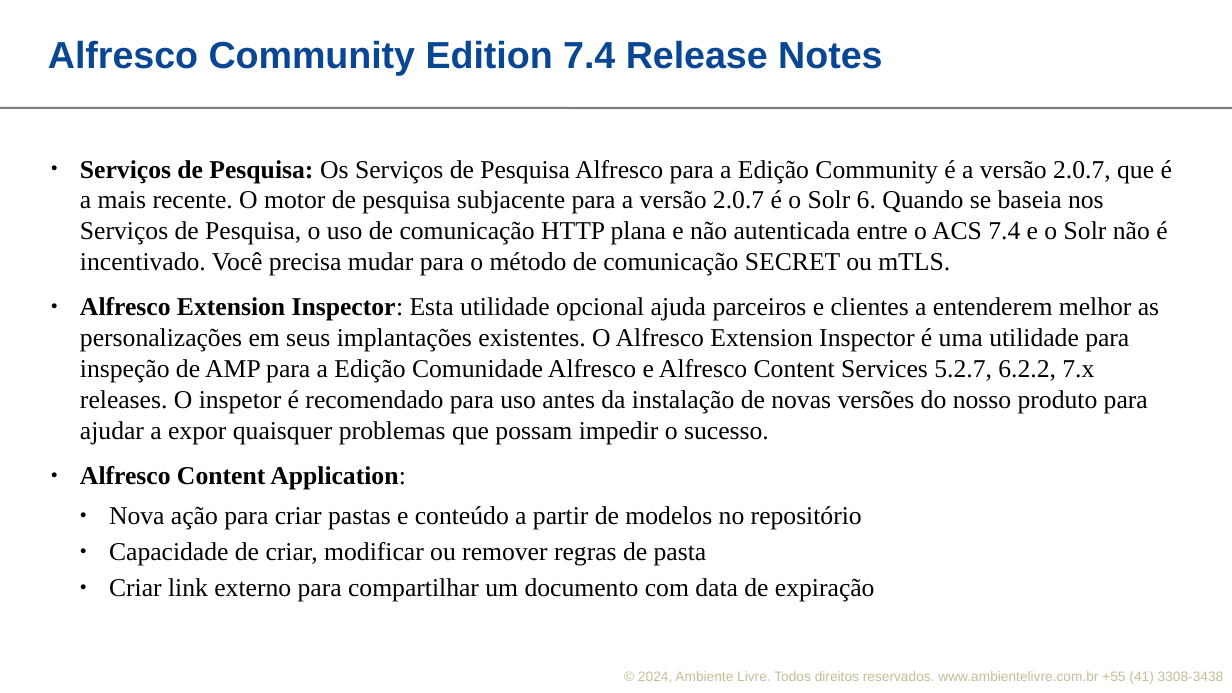
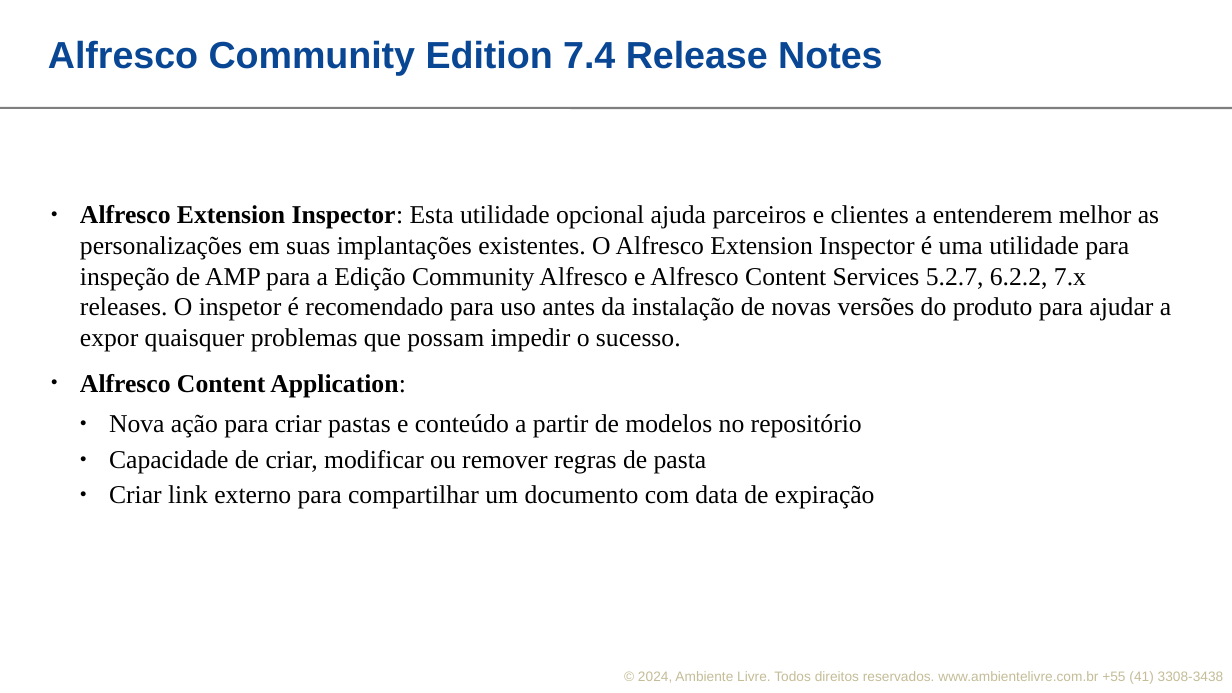
Before and after one commit to ambientelivre/labs, a slide deck: slide 4 of talks/apresentacao-alfresco/alfresco_apresentacao.odp. Drawn at 1232x693 pixels with LibreOffice and Linux fonts; fonts in the diff are those of the drawing; background and template pictures are left out. Boxes give left, top, right and bottom in pixels: in the first picture for what was removed or moved away, otherwise in the second. Text is boxed around its words. In the diff, an @@ line names an element or a change of style, - is before the commit and + after.

Commit message:
alfresco slides

```diff
--- a/talks/apresentacao-alfresco/alfresco_apresentacao.odp
+++ b/talks/apresentacao-alfresco/alfresco_apresentacao.odp
@@ text at (80, 205, 1171, 352): text changed @@
-● Serviços de Pesquisa: Os Serviços de Pesquisa Alfresco para a Edição Community é a versão 2.0.7, que é a mais recente. O motor de pesquisa subjacente para a versão 2.0.7 é o Solr 6. Quando se baseia nos Serviços de Pesquisa, o uso de comunicação HTTP plana e não autenticada entre o ACS 7.4 e o Solr não é incentivado. Você precisa mudar para o método de comunicação SECRET ou mTLS.
-● Alfresco Extension Inspector: Esta utilidade opcional ajuda parceiros e clientes a entenderem melhor as personalizações em seus implantações existentes. O Alfresco Extension Inspector é uma utilidade para inspeção de AMP para a Edição Comunidade Alfresco e Alfresco Content Services 5.2.7, 6.2.2, 7.x releases. O inspetor é recomendado para uso antes da instalação de novas versões do nosso produto para ajudar a expor quaisquer problemas que possam impedir o sucesso.
+● Alfresco Extension Inspector: Esta utilidade opcional ajuda parceiros e clientes a entenderem melhor as personalizações em suas implantações existentes. O Alfresco Extension Inspector é uma utilidade para inspeção de AMP para a Edição Community Alfresco e Alfresco Content Services 5.2.7, 6.2.2, 7.x releases. O inspetor é recomendado para uso antes da instalação de novas versões do produto para ajudar a expor quaisquer problemas que possam impedir o sucesso.
```
Also in this commit, not shown: 4 other slides changed.
